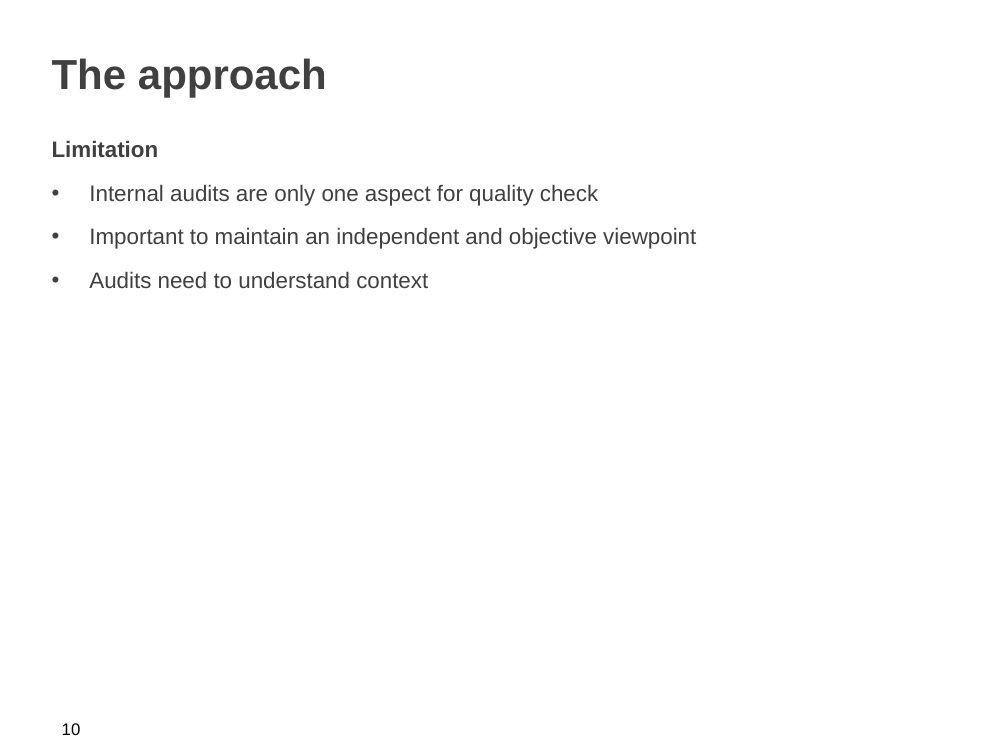
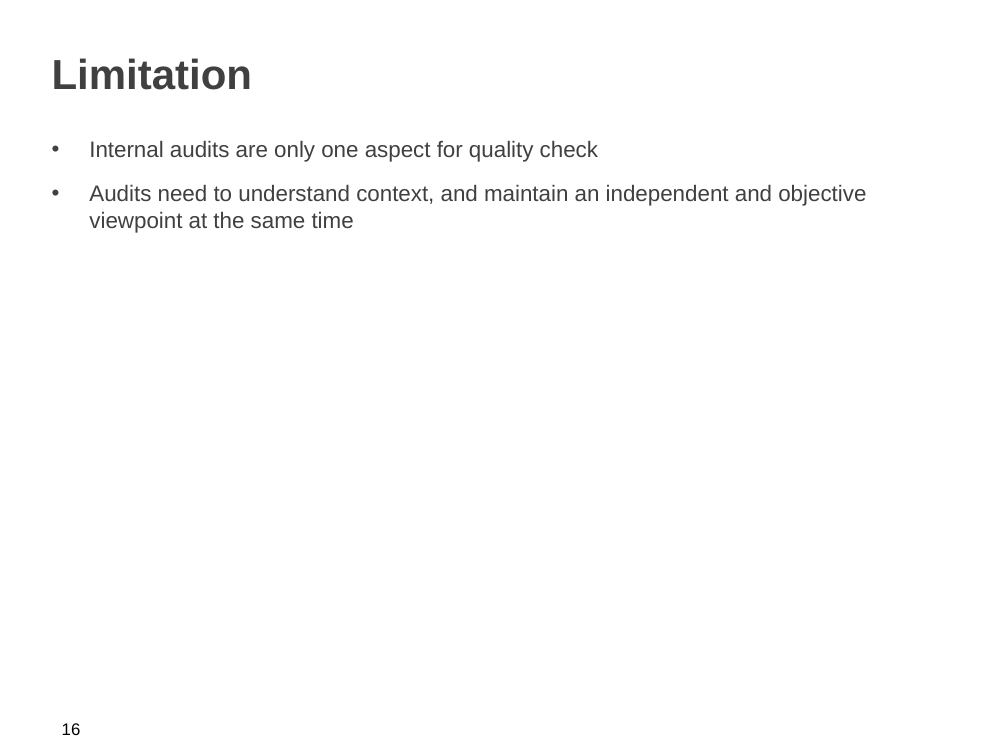
Before and after one commit to iamzifei/research, a slide deck: slide 17 of paper/Closing the AI Accountability Gap.pptx (slide 11 before the commit). Drawn at 1008x756 pixels with LibreOffice and Linux fonts; fonts in the diff are those of the drawing; background and template pictures are left out. Boxes give left, top, right and bottom in pixels: in the first picture for what was removed or moved away, otherwise in the second. Text is boxed around its words. In the diff, an @@ line names an element or a change of style, - is before the commit and + after.

```diff
--- a/paper/Closing the AI Accountability Gap.pptx
+++ b/paper/Closing the AI Accountability Gap.pptx
@@ title at bbox=[52, 58, 252, 90]: text changed @@
-The approach
+Limitation
@@ text at bbox=[52, 140, 159, 157]: paragraph removed @@
-Limitation
@@ text at bbox=[89, 140, 598, 162]: indent changed @@
@@ text at bbox=[89, 184, 866, 233]: text changed @@
-• Important to maintain an independent and objective viewpoint
-• Audits need to understand context
+• Audits need to understand context, and maintain an independent and objective viewpoint at the same time
@@ page number at bbox=[62, 723, 81, 735]: text changed @@
-10
+16
```
Also in this commit, not shown: 4 other slides changed, 5 slides added.
